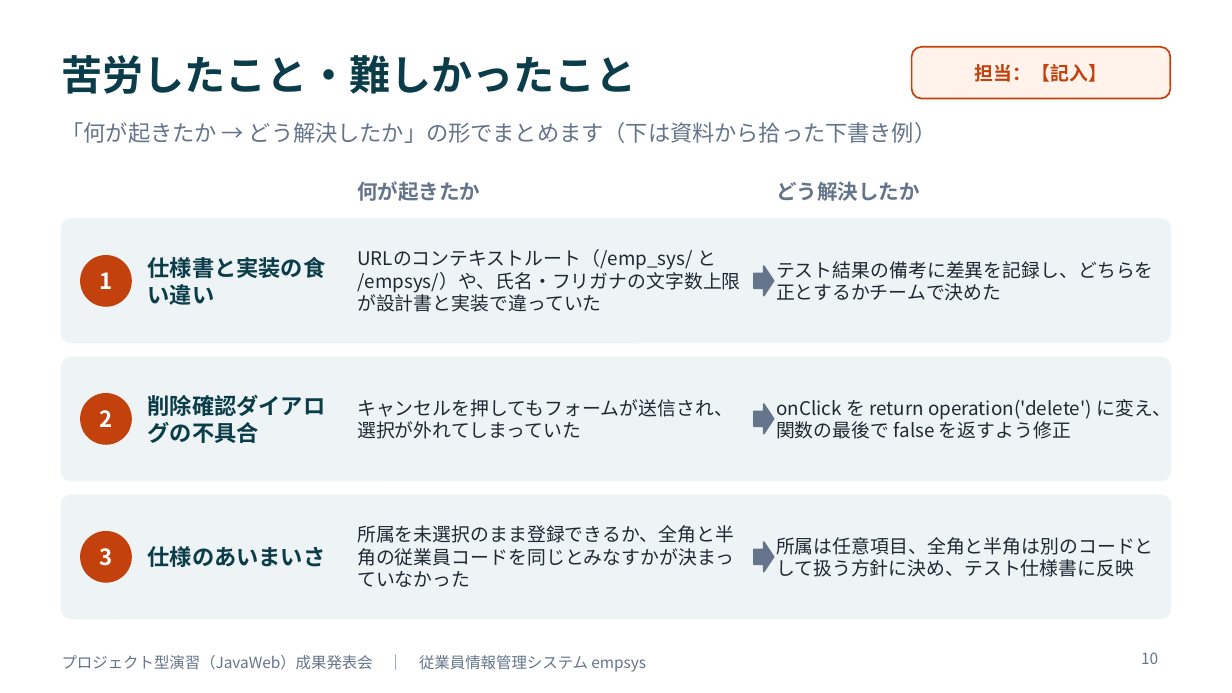
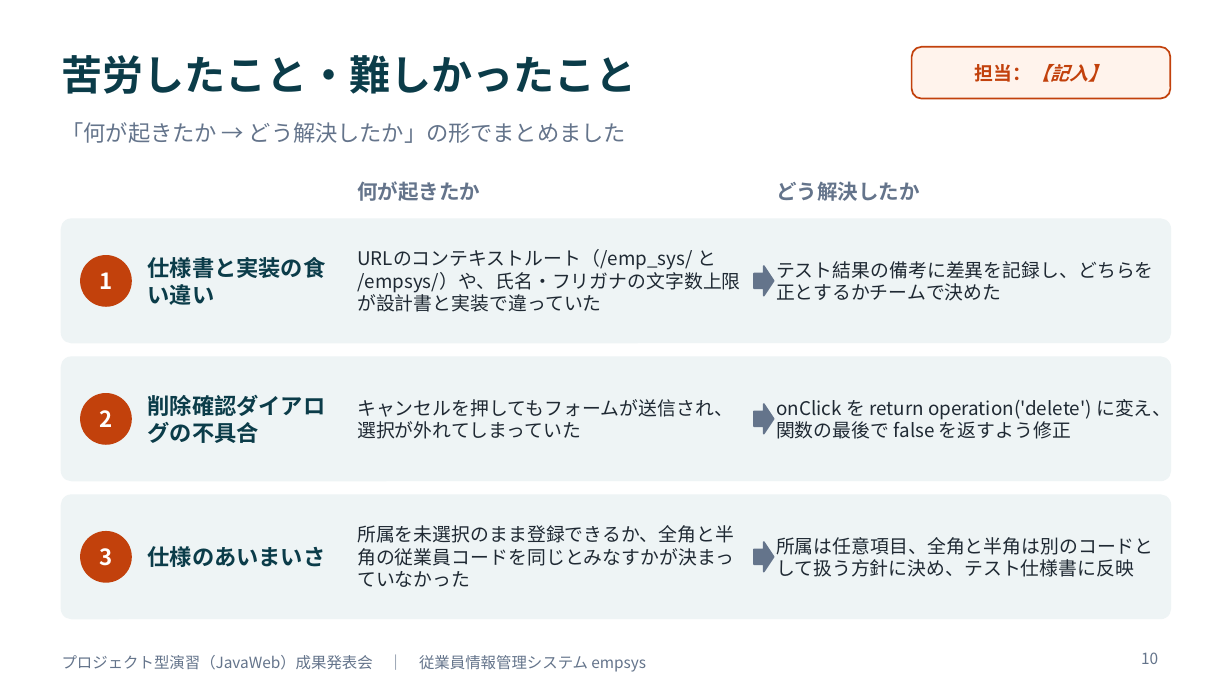
Before and after one commit to amasato1221/web_-application, a slide deck: slide 10 of 成果発表会資料_テンプレート.pptx. Drawn at 1232x693 pixels with LibreOffice and Linux fonts; fonts in the diff are those of the drawing. Boxes give left, top, right and bottom in pixels: in the first picture for what was removed or moved away, otherwise in the second. Text is boxed around its words. In the diff, an @@ line names an element or a change of style, - is before the commit and + after.

```diff
--- a/成果発表会資料_テンプレート.pptx
+++ b/成果発表会資料_テンプレート.pptx
@@ rounded rectangle "担当：【記入】" at <box>912,47,1170,99</box>: italic on in "担当：【記入】" @@
@@ text at <box>62,122,626,143</box>: text changed @@
-「何が起きたか → どう解決したか」の形でまとめます（下は資料から拾った下書き例）
+「何が起きたか → どう解決したか」の形でまとめました
```
Also in this commit, not shown: 13 other slides changed, 10 other files.
